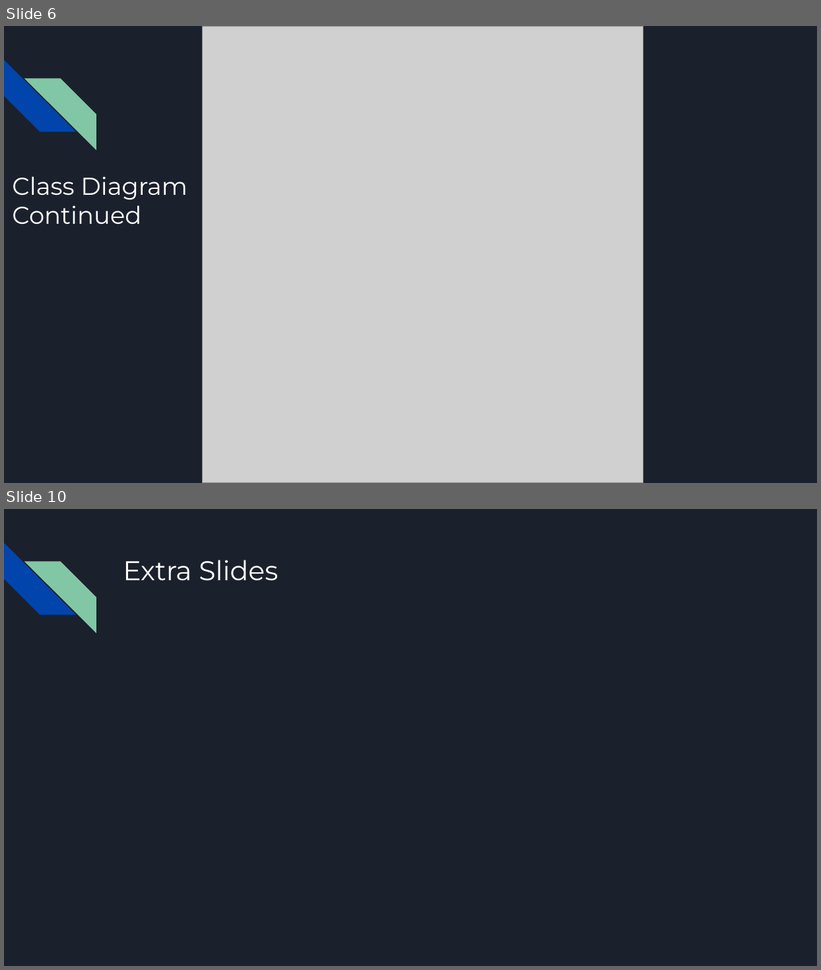
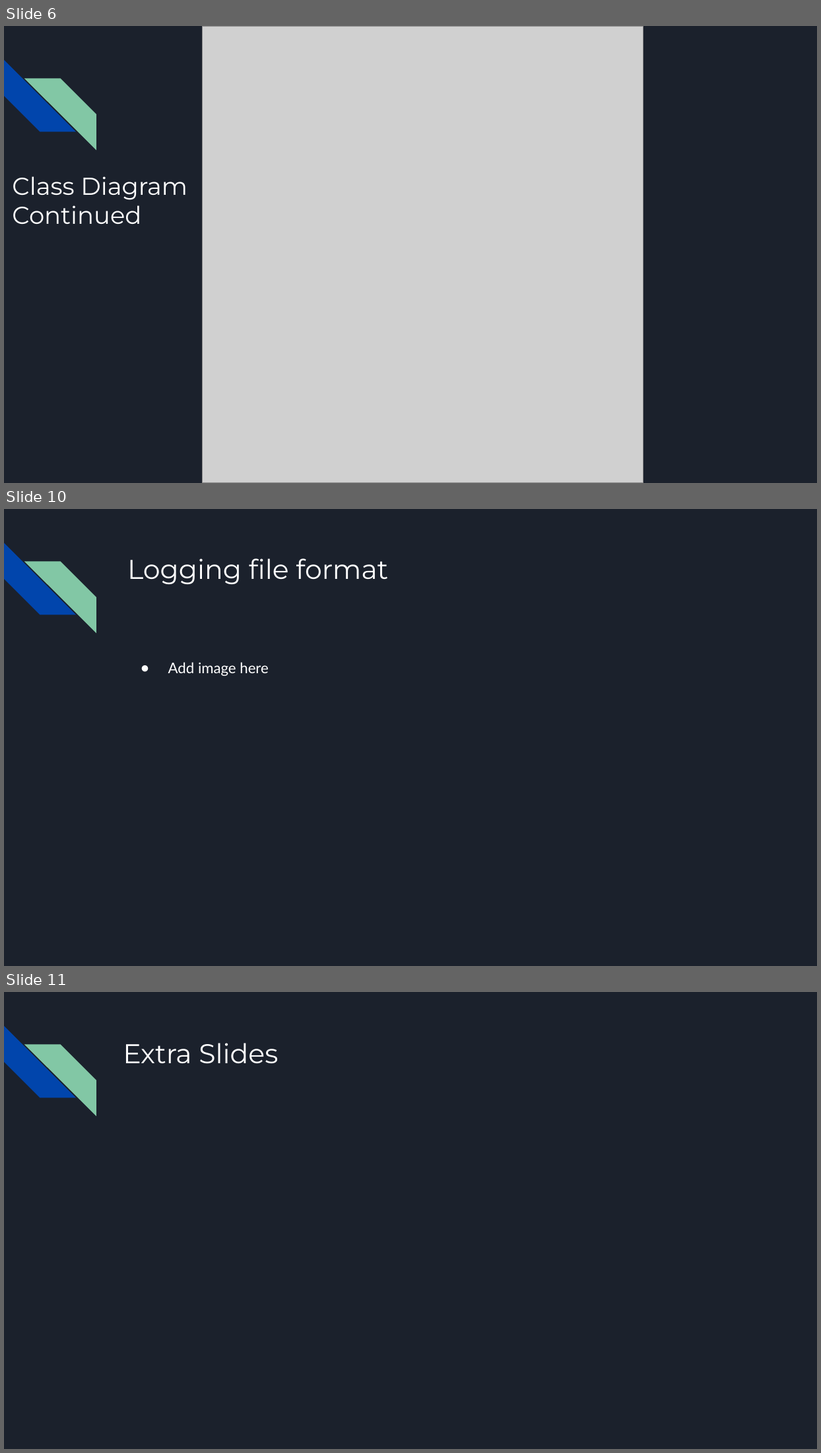
Before and after one commit to R3r3zzed/Comms-Project, a slide deck: Design/Comms Project Design.pptx. Shown one above the other, each under a label of ours: slides 6 and 10 before the commit, slides 6, 10 and 11 after it; the slides between them are not shown. The pictures are 821x970 and 821x1453 pixels, drawn with LibreOffice and Linux fonts; fonts in the diff are those of the drawing; grey boxes stand for pictures. Boxes give left, top, right and bottom in pixels: in the first picture for what was removed or moved away, otherwise in the second. Text is boxed around its words. In the diff, an @@ line names an element or a change of style, - is before the commit and + after.

```diff
--- a/Design/Comms Project Design.pptx
+++ b/Design/Comms Project Design.pptx
@@ slide 10 added at (x1=4, y1=509, x2=817, y2=966), background #1B212C; not listed: 2 template elements that a slide beside it also shows @@
@@ title added at (x1=127, y1=559, x2=388, y2=584), 24 pt, text #FFFFFF @@
+Logging file format
@@ text added at (x1=168, y1=662, x2=268, y2=676), 13 pt, text #FFFFFF @@
+● Add image here
@@ what was slide 10 is now slide 11 @@
```
Also in this commit, not shown: 3 slides changed, 1 other file.
